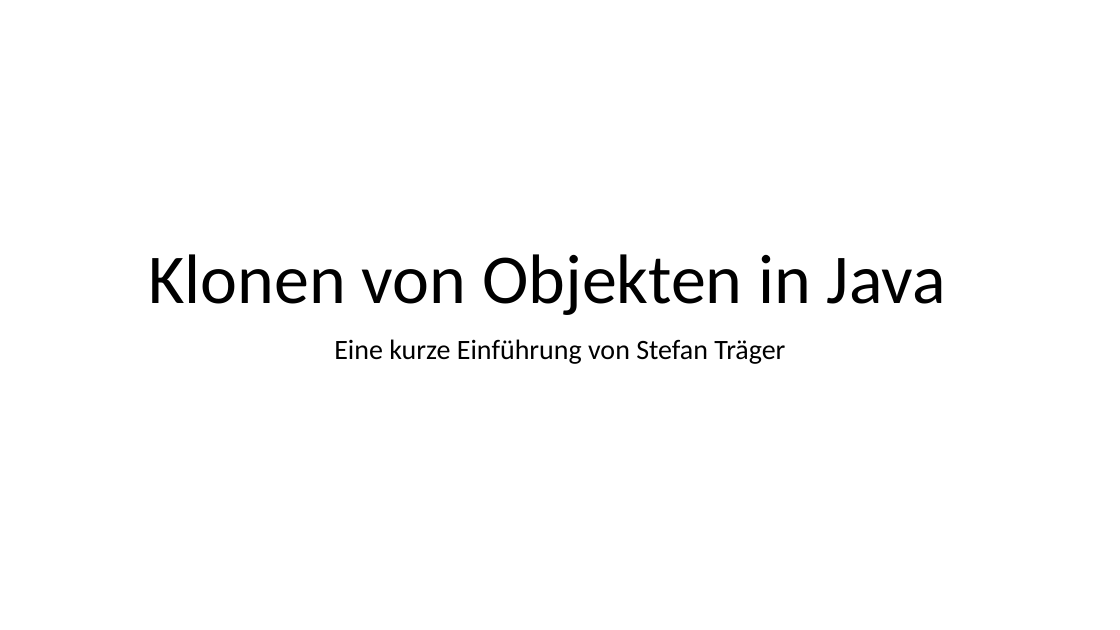
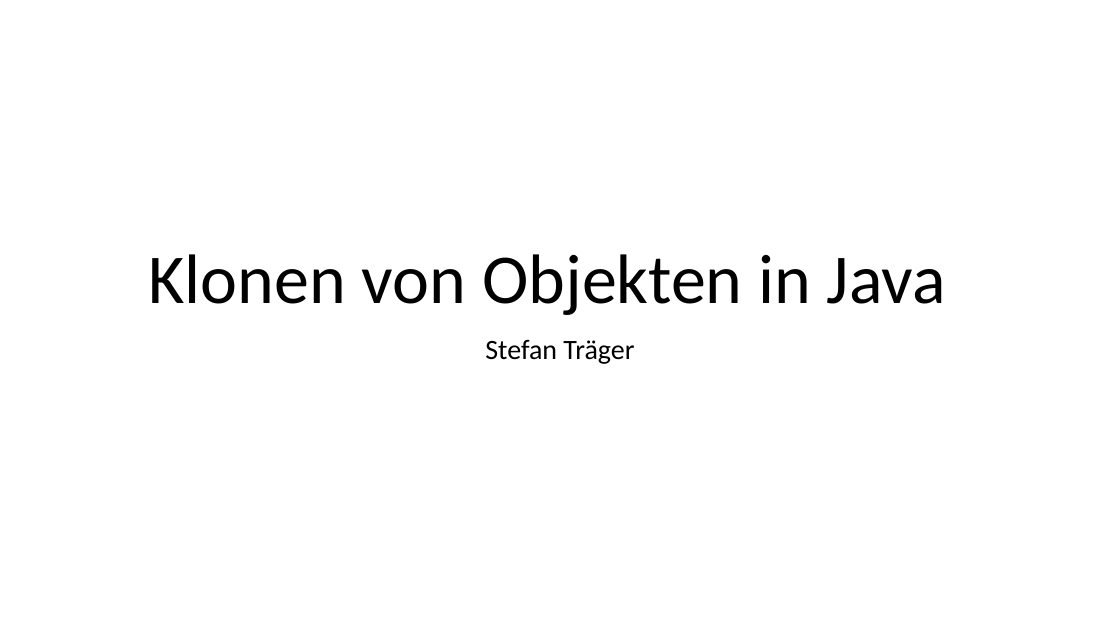
Before and after one commit to doubleSlashde/brownbagLunchCloneObjectsInJava, a slide deck: slide 1 of Klonen von Objekten in Java.pptx. Drawn at 1120x630 pixels with LibreOffice and Linux fonts; fonts in the diff are those of the drawing. Boxes give left, top, right and bottom in pixels: in the first picture for what was removed or moved away, otherwise in the second. Text is boxed around its words. In the diff, an @@ line names an element or a change of style, - is before the commit and + after.

```diff
--- a/Klonen von Objekten in Java.pptx
+++ b/Klonen von Objekten in Java.pptx
@@ subtitle at [485, 339, 634, 364]: text changed @@
-Eine kurze Einführung von Stefan Träger
+Stefan Träger
```
Also in this commit, not shown: 1 other slide changed, 6 slides added, 1 slide removed, 3 other files.
